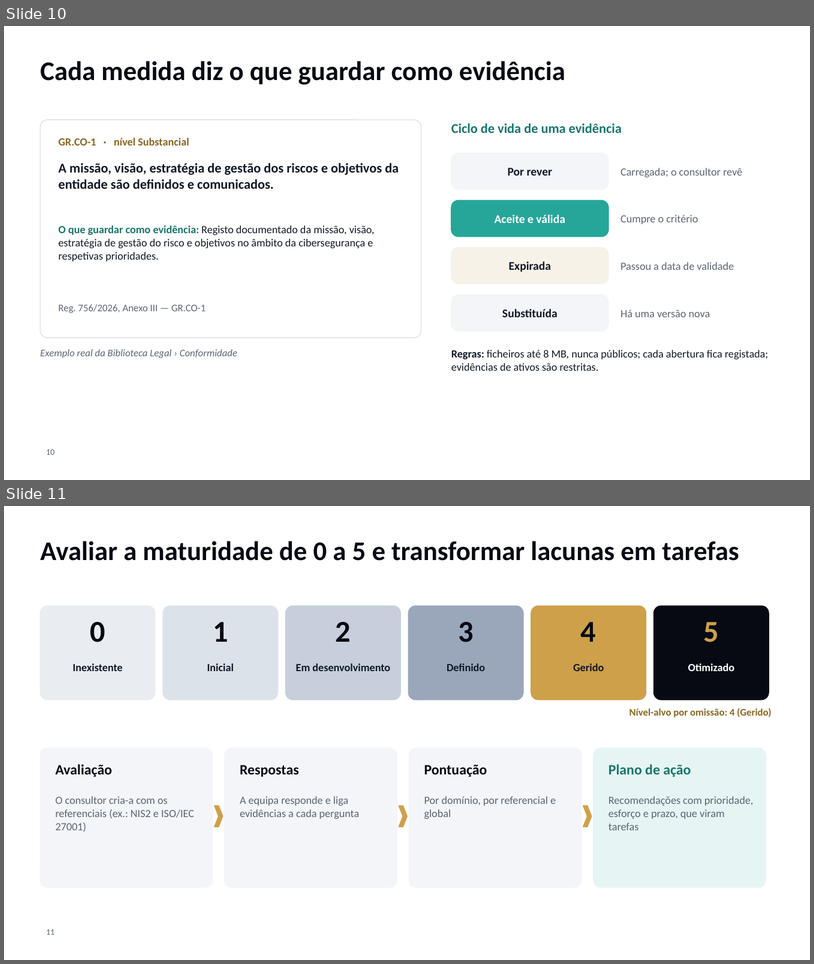
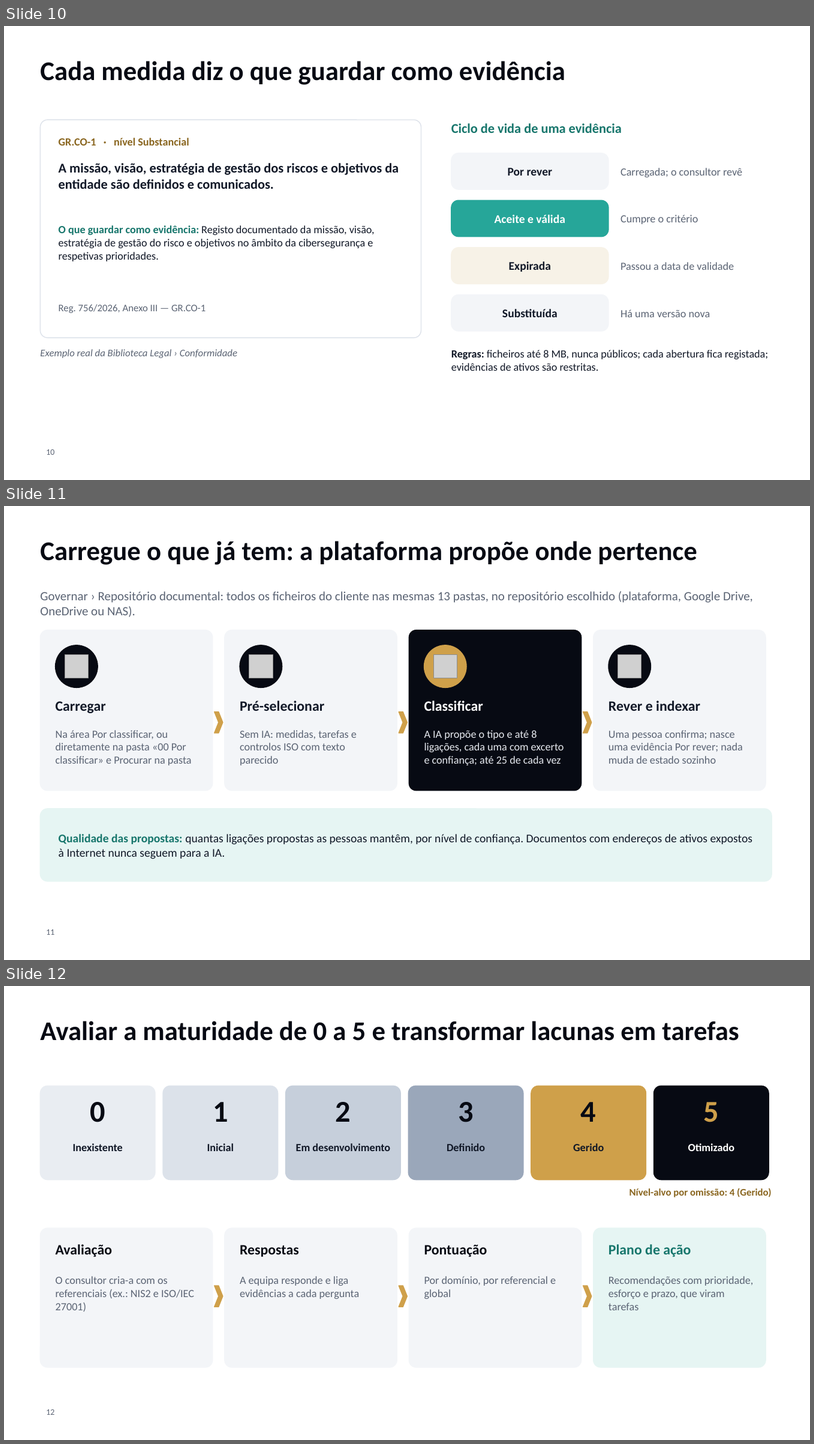
Before and after one commit to dbastoscarvalho23/Securematurity, a slide deck: docs/onboarding/AnkoraOne-Apresentacao-Onboarding.pptx. Shown one above the other, each under a label of ours: slides 10 and 11 before the commit, slides 10, 11 and 12 after it. The pictures are 814x964 and 814x1444 pixels, drawn with LibreOffice and Linux fonts; fonts in the diff are those of the drawing; grey boxes stand for pictures; background and template pictures are left out. Boxes give left, top, right and bottom in pixels: in the first picture for what was removed or moved away, otherwise in the second. Text is boxed around its words. In the diff, an @@ line names an element or a change of style, - is before the commit and + after.

```diff
--- a/docs/onboarding/AnkoraOne-Apresentacao-Onboarding.pptx
+++ b/docs/onboarding/AnkoraOne-Apresentacao-Onboarding.pptx
@@ slide 11 added at [4,506,810,960], background #FFFFFF @@
@@ title added at [40,541,697,565], 32 pt, text #070A13, bold @@
+Carregue o que já tem: a plataforma propõe onde pertence
@@ text added at [40,591,753,617], 15 pt, text #5B6474 @@
+Governar › Repositório documental: todos os ficheiros do cliente nas mesmas 13 pastas, no repositório escolhido (plataforma, Google Drive, OneDrive ou NAS).
@@ rounded rectangle added at [40,630,213,790], fill #F3F5F8, outline #F3F5F8 1 pt @@
@@ rounded rectangle added at [225,630,397,790], fill #F3F5F8, outline #F3F5F8 1 pt @@
@@ rounded rectangle added at [410,630,582,790], fill #070A13, outline #070A13 1 pt @@
@@ rounded rectangle added at [594,630,766,790], fill #F3F5F8, outline #F3F5F8 1 pt @@
@@ ellipse added at [56,645,98,687], fill #070A13, outline #070A13 1 pt @@
@@ ellipse added at [240,645,282,687], fill #070A13, outline #070A13 1 pt @@
@@ ellipse added at [425,645,467,687], fill #CFA04A, outline #CFA04A 1 pt @@
@@ ellipse added at [609,645,651,687], fill #070A13, outline #070A13 1 pt @@
@@ picture added at [65,654,88,678] @@
@@ picture added at [249,654,273,678] @@
@@ picture added at [434,654,457,678] @@
@@ picture added at [618,654,642,678] @@
@@ text added at [56,701,106,713], 17 pt, text #111827, bold @@
+Carregar
@@ text added at [240,700,324,711], 17 pt, text #111827, bold @@
+Pré-selecionar
@@ text added at [425,700,483,711], 17 pt, text #FFFFFF, bold @@
+Classificar
@@ text added at [609,700,701,711], 17 pt, text #111827, bold @@
+Rever e indexar
@@ chevron added at [215,712,223,733], fill #CFA04A, outline #CFA04A 1 pt @@
@@ chevron added at [399,712,408,733], fill #CFA04A, outline #CFA04A 1 pt @@
@@ chevron added at [584,712,592,733], fill #CFA04A, outline #CFA04A 1 pt @@
@@ text added at [56,730,192,765], 13 pt, text #5B6474 @@
+Na área Por classificar, ou diretamente na pasta «00 Por classificar» e Procurar na pasta
@@ text added at [240,730,357,765], 13 pt, text #5B6474 @@
+Sem IA: medidas, tarefas e controlos ISO com texto parecido
@@ text added at [425,730,564,765], 13 pt, text #E6E9EF @@
+A IA propõe o tipo e até 8 ligações, cada uma com excerto e confiança; até 25 de cada vez
@@ text added at [609,730,743,763], 13 pt, text #5B6474 @@
+Uma pessoa confirma; nasce uma evidência Por rever; nada muda de estado sozinho
@@ rounded rectangle added at [40,808,772,881], fill #E6F5F3, outline #E6F5F3 1 pt @@
@@ text added at [59,834,753,859], 14 pt, text #111827 @@
+Qualidade das propostas: quantas ligações propostas as pessoas mantêm, por nível de confiança. Documentos com endereços de ativos expostos à Internet nunca seguem para a IA.
@@ page number added at [46,929,54,934], 10 pt, text #5B6474 @@
+11
@@ what was slide 11 is now slide 12 @@
@@ page number at [46,1409,54,1414]: text changed @@
-11
+12
```
Also in this commit, not shown: 8 slides changed, 1 other slide added, 12 other files.
